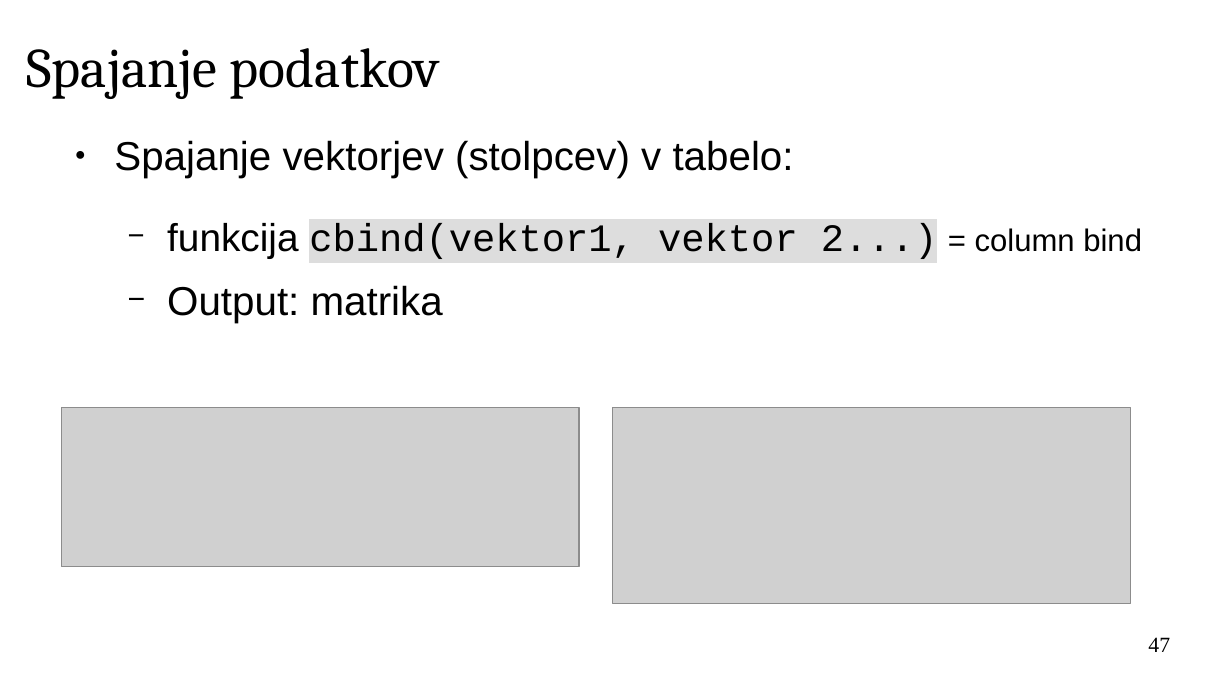
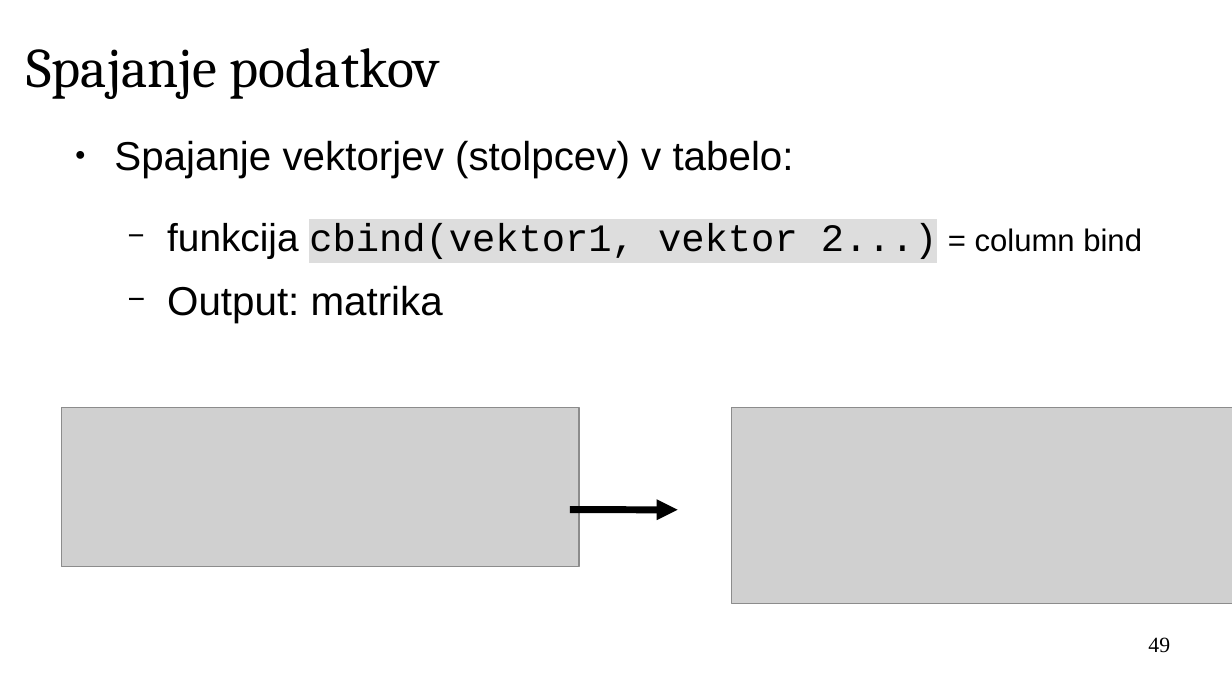
Before and after one commit to janaobsteter/R_tecaj, a slide deck: slide 49 of IT_Rtecaj.odp (slide 47 before the commit). Drawn at 1232x693 pixels with LibreOffice and Linux fonts; fonts in the diff are those of the drawing; grey boxes stand for pictures; background and template pictures are left out. Boxes give left, top, right and bottom in pixels: in the first picture for what was removed or moved away, otherwise in the second. Text is boxed around its words. In the diff, an @@ line names an element or a change of style, - is before the commit and + after.

```diff
--- a/IT_Rtecaj.odp
+++ b/IT_Rtecaj.odp
@@ picture: place and size @@
-picture at (613, 408, 1131, 604)
+picture at (732, 408, 1232, 604)
@@ arrow added from (570, 510) to (677, 510), #000000 4.51 pt @@
@@ page number at (1148, 637, 1170, 653): text changed @@
-47
+49
```
Also in this commit, not shown: 10 other slides changed, 5 slides added, 1 other file.
